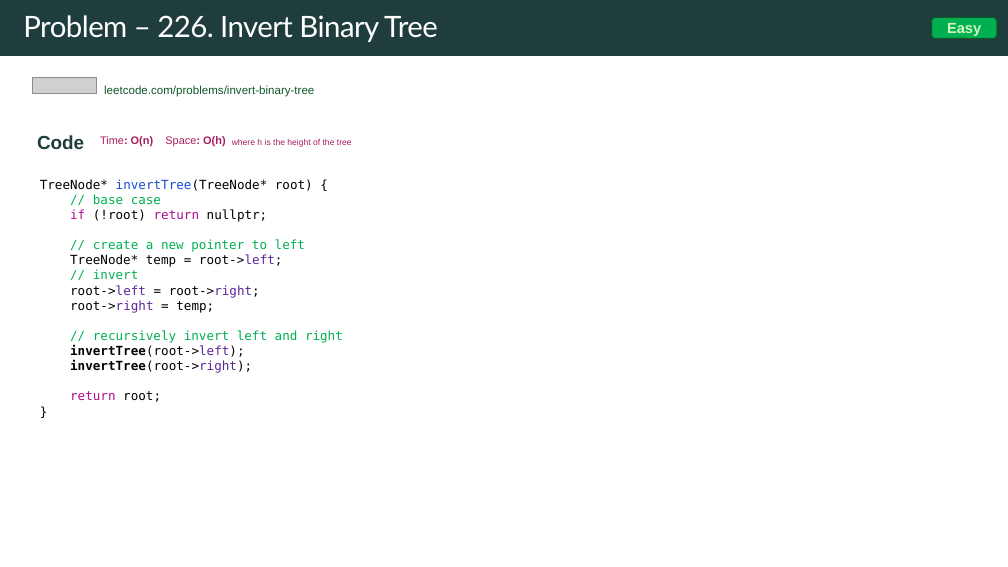
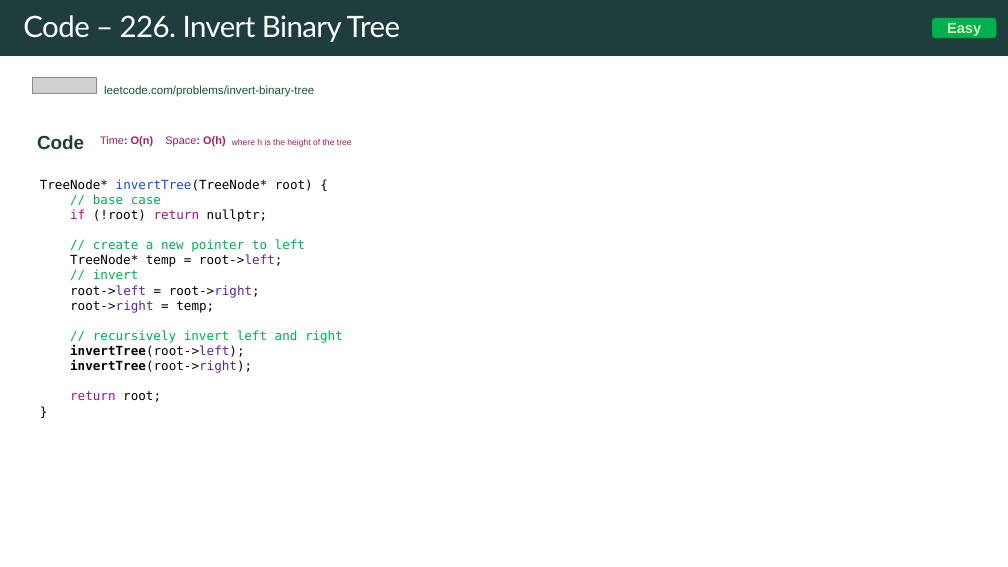
Before and after one commit to rfdavid/coding-interview-handbook-cpp, a slide deck: slide 170 of Algorithm and problem Solving Cheatsheet.pptm (slide 158 before the commit). Drawn at 1008x567 pixels with LibreOffice and Linux fonts; fonts in the diff are those of the drawing; grey boxes stand for pictures. Boxes give left, top, right and bottom in pixels: in the first picture for what was removed or moved away, otherwise in the second. Text is boxed around its words. In the diff, an @@ line names an element or a change of style, - is before the commit and + after.

Commit message:
added more problems

```diff
--- a/Algorithm and problem Solving Cheatsheet.pptm
+++ b/Algorithm and problem Solving Cheatsheet.pptm
@@ title at bbox=[23, 15, 401, 42]: text changed @@
-Problem – 226. Invert Binary Tree
+Code – 226. Invert Binary Tree
```
Also in this commit, not shown: 21 other slides changed, 27 slides added, 14 other files.
